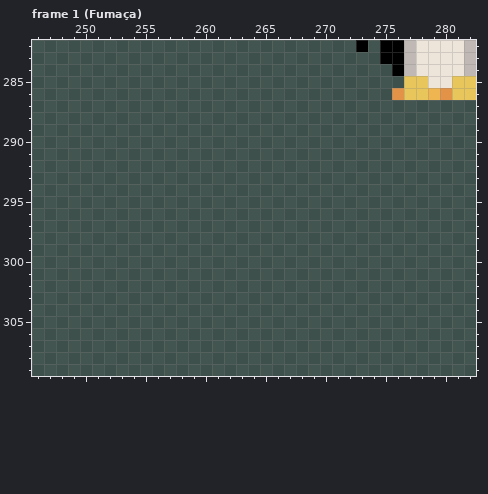
Pixel-art file: Entregas/ase/Sprites/Sprite-0006.ase. Above: the version before the commit.
384x384 pixels, 73 frames. Colours within 5 levels of each other are drawn and written as one. Shown: frame 1 (Fumaça): x 246..282, y 282..309. The commit also changed other frames or places, which this record leaves out.
And afterwards:
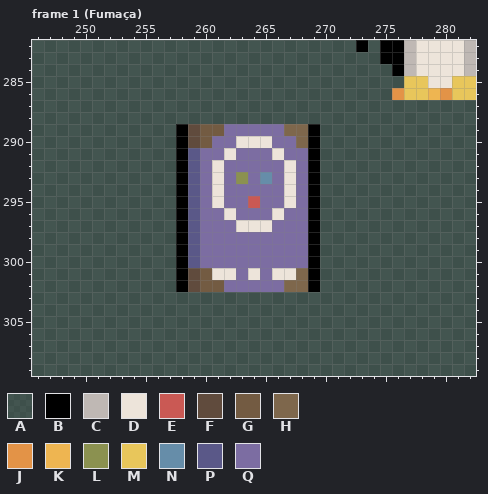
Palette (. is transparent): A #0000008d  B #000000  C #bfb8b4  D #ede4da  E #ca5954  F #604b3d  G #735b42  H #7e674c  J #e39347  K #eeb551  L #8b9150  M #e8c65b  N #668da9  P #5a5888  Q #7c6da2
Difference:
Frame 1 (Fumaça), layer "Desenhos":
Colour B replaces colour A in rows 289 to 302 at x 258 and 269.
Colour D replaces colour A in row 290 at x 263 to 265; in row 291 at x 262 and 266; in rows 292 to 295 at x 261 and 267; in row 296 at x 262 and 266; in row 297 at x 263 to 265; in row 301 at x 261 to 262, 264 and 266 to 267.
Colour E replaces colour A in row 295 at x 264.
Colour F replaces colour A in rows 289 to 290 at x 259; in rows 301 to 302 at x 259.
Colour G replaces colour A in row 289 at x 260 to 261; in row 290 at x 260; in row 301 at x 260; in row 302 at x 260 to 261.
Colour H replaces colour A in row 289 at x 267 to 268; in row 290 at x 268; in row 301 at x 268; in row 302 at x 267 to 268.
Colour L replaces colour A in row 293 at x 263.
Colour N replaces colour A in row 293 at x 265.
Colour P replaces colour A in rows 291 to 300 at x 259.
Colour Q replaces colour A in row 289 at x 262 to 266; in row 290 at x 261 to 262 and 266 to 267; in row 291 at x 260 to 261, 263 to 265 and 267 to 268; in row 292 at x 260, 262 to 266 and 268; in row 293 at x 260, 262, 264, 266 and 268; in row 294 at x 260, 262 to 266 and 268.
Colour Q replaces colour A in row 295 at x 260, 262 to 263, 265 to 266 and 268; in row 296 at x 260 to 261, 263 to 265 and 267 to 268; in row 297 at x 260 to 262 and 266 to 268; in rows 298 to 300 at x 260 to 268; in row 301 at x 263 and 265; in row 302 at x 262 to 266.
Pixel boxes of the changes (left, top, right, bottom) in both pictures:
changed: (176, 124, 320, 292)
